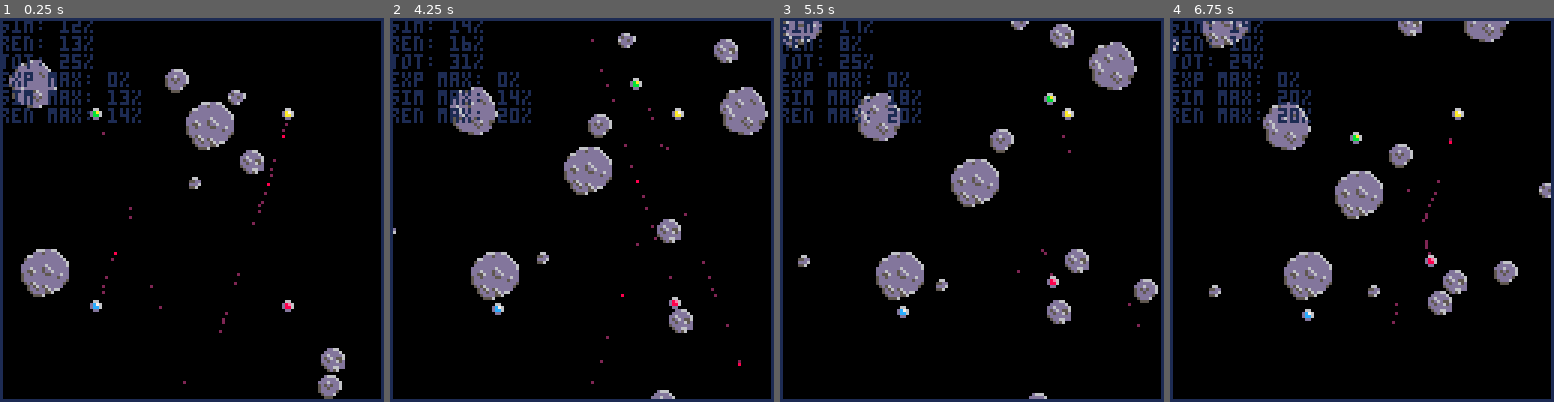
Above: before the commit, frames 1-4 (left to right).
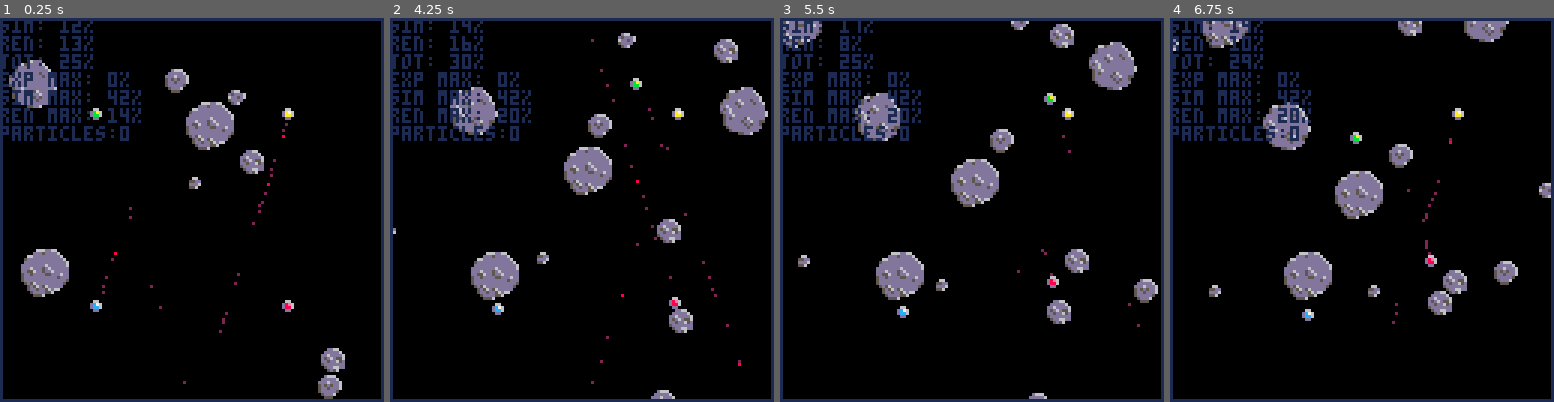
Above: after the commit, the same moments.

Repository: Ramito/PICO-8-Projects
Game: PICO-8 cartridge laserduel.p8
The game is run twice, just before and just after one commit, with the same random seed, the same clock (stepped at 60 frames per second) and the same inputs.
Inputs:
- Up to frame 1 (0.25 s): no input
- Up to frame 2 (4.25 s): tap X (X key) at 0.33, 1.07, 1.85, 2.97, 4.08 s; tap O (Z key) at 0.7, 1.7, 2.1, 2.5, 2.9, 3.3, 3.7, 4.1 s; hold Right 1.6-2.1 s; hold Up 2.15-2.42 s; hold Right 2.47-3.03 s; hold Left 3.08-3.58 s; hold Down 3.63-3.97 s; hold Right from 4.02 s (still down)
- Up to frame 3 (5.5 s): tap O (Z key) at 4.5, 4.9, 5.3 s; release Right at 4.68 s; hold Up 4.73-5.03 s; hold Left from 5.08 s (still down); tap X (X key) at 5.2 s
- Up to frame 4 (6.75 s): release Left at 5.68 s; tap O (Z key) at 5.7, 6.1, 6.5 s; hold Down 5.73-6.03 s; hold Right 6.08-6.58 s; tap X (X key) at 6.32 s; hold Right from 6.63 s (still down)

The runs differ from the first frame. In frame 1, 0.6% of the frame differs, in the area x 0-34%, y 18-33%; in frame 2, 0.7%, in the area x 0-34%, y 9-33%; in frame 3, 0.6%; in frame 4, 0.6%.

Commit message:
Restructured particles to use less dynamic memory.
Not sure it actually matters!

Diff:
--- a/laserduel.p8
+++ b/laserduel.p8
@@ -18,6 +18,9 @@
 	create_ufo(96,96,-0.7)
 	setup_asteroids()
 	spawn_asteroids()
+	for i=1,1000 do
+		alloc_part(0)
+	end
 end
 
 function _update60()
@@ -37,31 +40,32 @@
 	foreach(explosions,update_explosion)
 	hash_explosions()
 	update_particles()
-	foreach(particles,process_particle)
+	process_particles()
 	s_end=stat(1)
 end
 
 function _draw()
- r_start=stat(1)
- cls(0)
- foreach(particles,draw_particle)
- foreach(asteroids,draw_asteroid)
- foreach(lasers,draw_laser)
- foreach(live_ufos,draw_ufo)
- foreach(explosions,draw_explosion)
- rect(0,0,127,127,1)
- r_end=stat(1)
- pal()
- local s=s_end-s_start
- smax=max(s,smax)
- local r=r_end-r_start
- rmax=max(r,rmax)
- print("sim: "..flr(100*s).."%")
- print("ren: "..flr(100*r).."%")
- print("tot: "..flr(100*(s+r)).."%")
- print("exp max: "..flr(100*emax).."%")
- print("sim max: "..flr(100*smax).."%")
- print("ren max: "..flr(100*rmax).."%")
+	r_start=stat(1)
+	cls(0)
+	draw_particles()
+	foreach(asteroids,draw_asteroid)
+	foreach(lasers,draw_laser)
+	foreach(live_ufos,draw_ufo)
+	foreach(explosions,draw_explosion)
+	rect(0,0,127,127,1)
+	r_end=stat(1)
+	pal()
+	local s=s_end-s_start
+	smax=max(s,smax)
+	local r=r_end-r_start
+	rmax=max(r,rmax)
+	print("sim: "..flr(100*s).."%")
+	print("ren: "..flr(100*r).."%")
+	print("tot: "..flr(100*(s+r)).."%")
+	print("exp max: "..flr(100*emax).."%")
+	print("sim max: "..flr(100*smax).."%")
+	print("ren max: "..flr(100*rmax).."%")
+	print("particles:"..active_particles)
 end
 
 -->8
@@ -114,18 +118,18 @@
 	despawn_ufo(ufo.index)
 	--note we pass ufo position. could cause issues if explosions moved
 	make_exp(ufo.pos,0,22.5,0.0125)
-	local e_start=stat(1)
+	local estart=stat(1)
 	for i=1,200 do
-		local pos=arg_vec2(rnd(2))
+		local pos=get_cached_vec2(1):set_arg(rnd(2))
 		pos:scale(rnd(get_radius(ufo)))
 		pos:add(ufo.pos)
-		local vel=arg_vec2(rnd(2))
+		local vel=get_cached_vec2(2):set_arg(rnd(2))
 		vel:scale(rnd(0.25))
 		vel:add(ufo.vel)
 		make_particle(pos,vel,ufo.index,8,rnd(500))
 	end
+	emax=max(stat(1)-estart,e_max)
 	ufo_respawn_queue[ufo.index]=600
-	emax=max(stat(1)-e_start,e_max)
 end
 
 function on_asteroid_hit(ast,hit)
@@ -749,25 +753,48 @@
 	end
 end
 
+active_particles=0
 particles={}
 
+function alloc_part()
+	if(active_particles==#particles) add(particles,create_part())
+	active_particles+=1
+	return particles[active_particles]
+end
+
+function create_part()
+	local part = {
+		life=0,
+		pos=make_vec2(),
+		vel=make_vec2(),
+		col=0,
+		palette=0
+	}
+	return part
+end
+
 function make_particle(pos,vel,palette,col,life)
-	local part={}
-	part.pos=pos
-	part.vel=vel
+	local part=alloc_part()
+	part.life=life,
+	part.pos:set(pos)
+	part.vel:set(vel)
 	part.col=col
 	part.palette=palette
-	part.life=life
-	add(particles,part)
 end
 
 function update_particles()
-	for i,part in pairs(particles) do
-		part.pos:add(part.vel)
-		part.vel:scale(0.97225)
+	local i=1
+	while i<=active_particles do
+		local part=particles[i]
 		part.life-=1
-		if part.life<=0 then
-			del(particles,part)
+		if part.life >= 0 then
+			part.pos:add(part.vel)
+			part.vel:scale(0.97225)
+			i+=1
+		else
+			particles[i]=particles[active_particles]
+			particles[active_particles]=part
+			active_particles-=1
 		end
 	end
 end
@@ -800,21 +827,24 @@
 	part.vel:add(dp:scale(0.125*(exp_vel-vproj)))
 end
 
-function process_particle(part)
-	local ix,iy=grid_coords(part.pos)
-	local cellid=hash_cell(ix,iy)
-	local colliders=col_sp_hash[cellid]
-	if colliders then
-		for k,i in pairs(colliders) do
-			local col=col_hash_id[i]
-			part_vs_col(part,col)
+function process_particles()
+	for index=1,active_particles do
+		local part=particles[index]
+		local ix,iy=grid_coords(part.pos)
+		local cellid=hash_cell(ix,iy)
+		local colliders=col_sp_hash[cellid]
+		if colliders then
+			for k,i in pairs(colliders) do
+				local col=col_hash_id[i]
+				part_vs_col(part,col)
+			end
 		end
-	end
-	local expls=exp_sp_hash[cellid]
-	if expls then
-		for k,i in pairs(expls) do
-			local exp=exp_hash_id[i]
-			part_vs_exp(part,exp)
+		local expls=exp_sp_hash[cellid]
+		if expls then
+			for k,i in pairs(expls) do
+				local exp=exp_hash_id[i]
+				part_vs_exp(part,exp)
+			end
 		end
 	end
 end
@@ -831,9 +861,11 @@
 	poke(0x6000+addr,color)
 end
 
-function draw_particle(part)
-	if (0.33<rnd(1)) return
-	draw_pixel(part.pos.x,part.pos.y,part.col)
+function draw_particles()
+	for i=1,active_particles do
+	local part = particles[i]
+		if (0.33>rnd(1)) draw_pixel(part.pos.x,part.pos.y,part.col)
+	end
 end
 __gfx__
 000000000660000005dd00000d66000000dd660000d6660000000666dd6600000060000000000000000000000000000000000000000000000000000000000000
